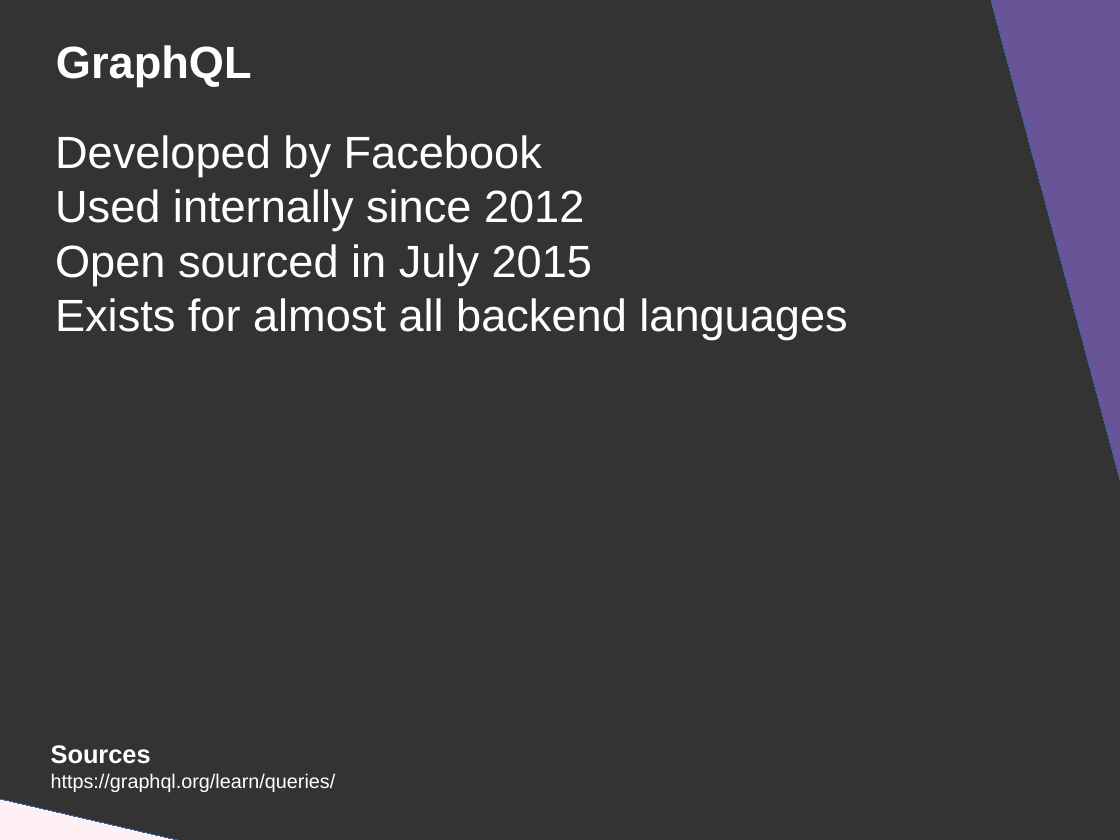
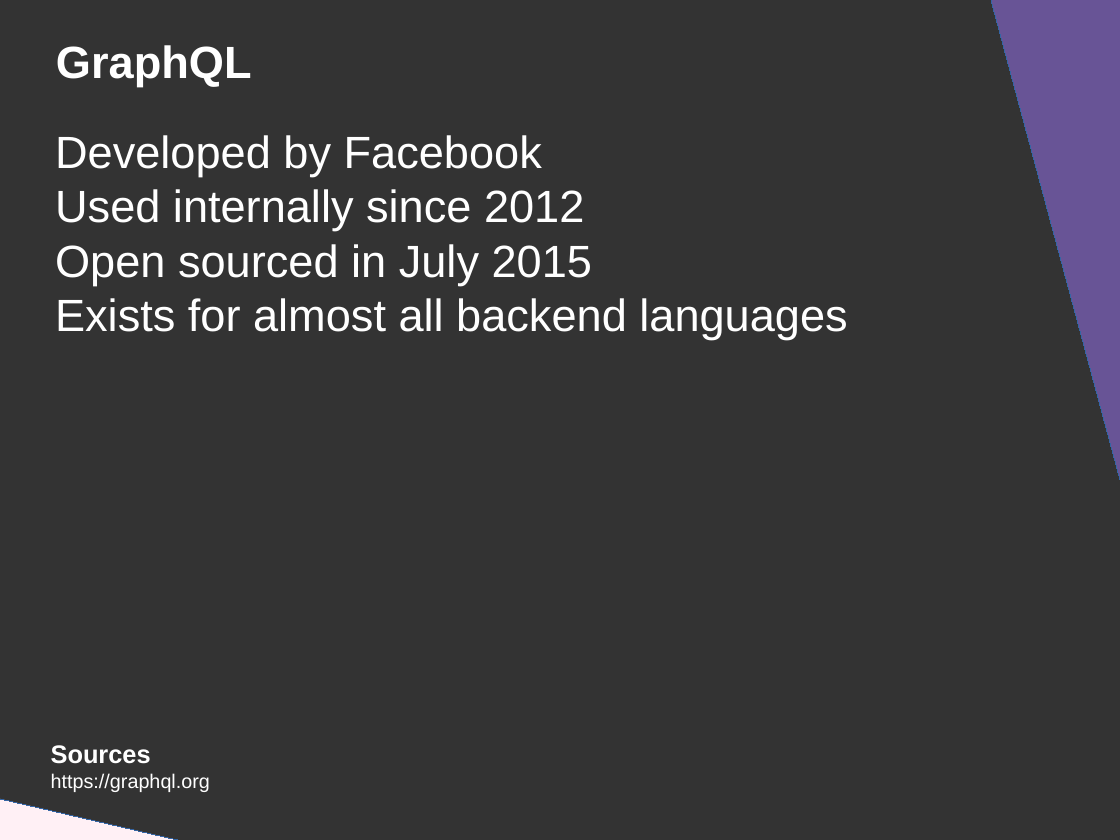
Before and after one commit to DanYellow/presentations, a slide deck: slide 33 of graphql/presentation.odp (slide 34 before the commit). Drawn at 1120x840 pixels with LibreOffice and Linux fonts; fonts in the diff are those of the drawing. Boxes give left, top, right and bottom in pixels: in the first picture for what was removed or moved away, otherwise in the second. Text is boxed around its words. In the diff, an @@ line names an element or a change of style, - is before the commit and + after.

```diff
--- a/graphql/presentation.odp
+++ b/graphql/presentation.odp
@@ text at [51,773,210,792]: text changed @@
-https://graphql.org/learn/queries/
+https://graphql.org
```
Also in this commit, not shown: 8 other slides changed, 3 other files.
